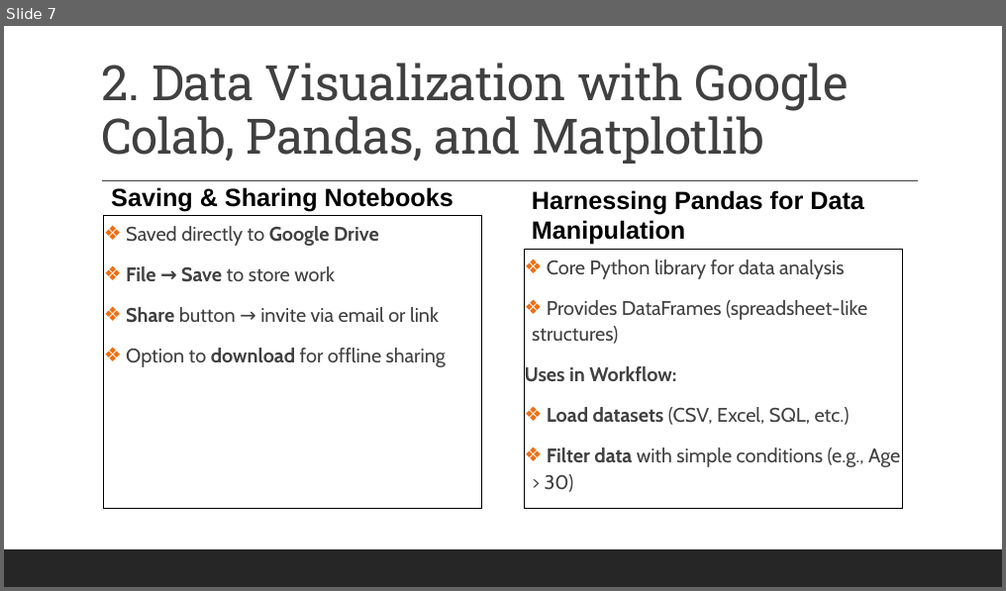
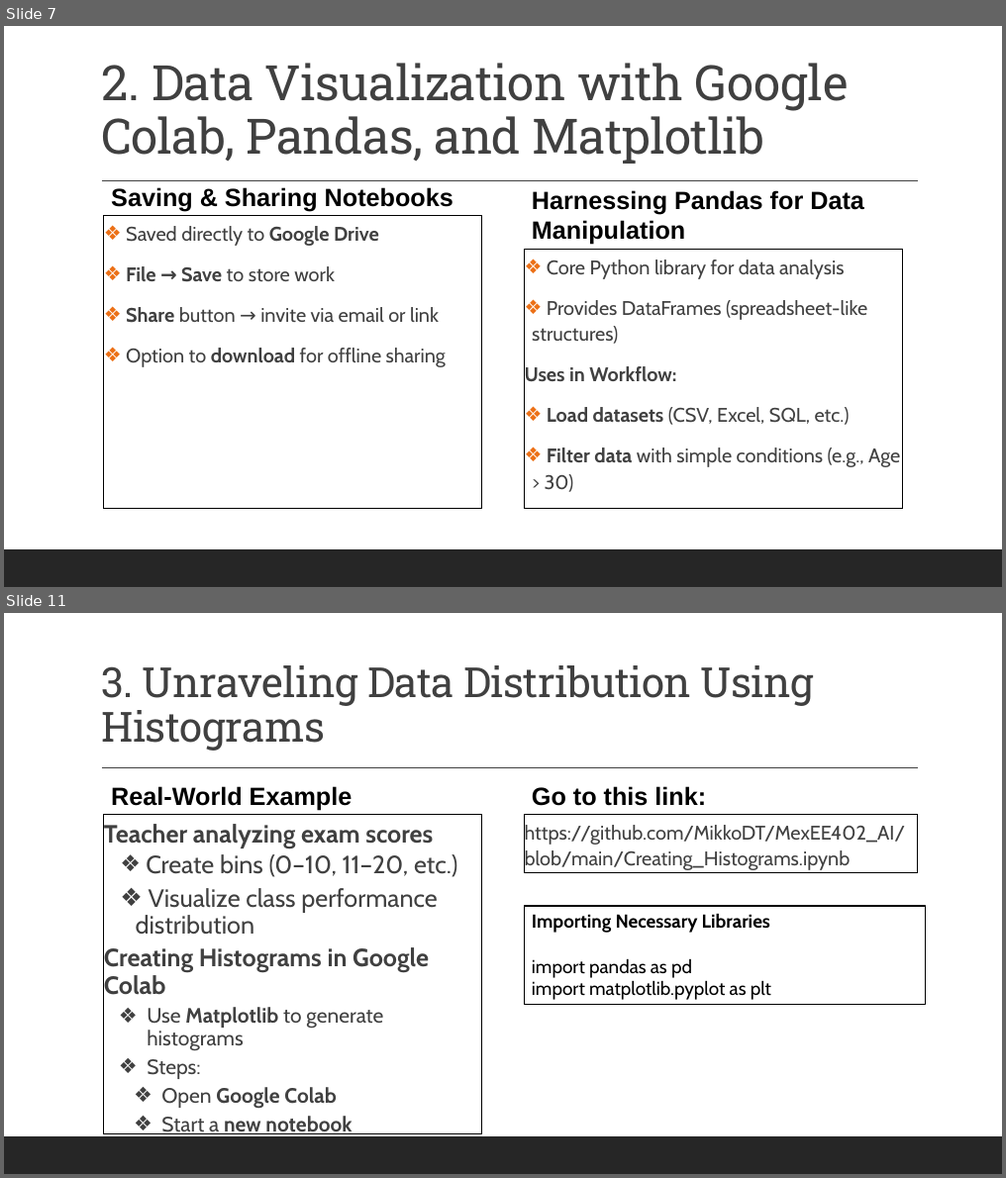
Before and after one commit to MikkoDT/MexEE402_AI, a slide deck: Lectures/II_Data_Visualization_with_Python.pptx. Shown one above the other, each under a label of ours: slide 7 before the commit, slides 7 and 11 after it; the slides between them are not shown. The pictures are 1006x591 and 1006x1178 pixels, drawn with LibreOffice and Linux fonts; fonts in the diff are those of the drawing. Boxes give left, top, right and bottom in pixels: in the first picture for what was removed or moved away, otherwise in the second. Text is boxed around its words. In the diff, an @@ line names an element or a change of style, - is before the commit and + after.

```diff
--- a/Lectures/II_Data_Visualization_with_Python.pptx
+++ b/Lectures/II_Data_Visualization_with_Python.pptx
@@ slide 11 added at <box>4,613,1002,1174</box>, background #FFFFFF; not listed: 2 template elements that a slide beside it also shows @@
@@ title added at <box>101,665,814,751</box>, 40 pt, text #404040 @@
+3. Unraveling Data Distribution Using Histograms
@@ text added at <box>111,786,352,810</box>, 24 pt, text #000000, bold @@
+Real-World Example
@@ text added at <box>532,786,706,806</box>, 24 pt, text #000000, bold @@
+Go to this link:
@@ text added at <box>104,814,481,1134</box>, outline #000000 0.75 pt, 24 pt, text #404040 @@
+Teacher analyzing exam scores
+  ❖ Create bins (0–10, 11–20, etc.)
+  ❖ Visualize class performance distribution
+  Creating Histograms in Google Colab
+    ❖ Use Matplotlib to generate histograms
+    ❖ Steps:
+      ❖ Open Google Colab
+      ❖ Start a new notebook
@@ rectangle added at <box>525,814,918,872</box>, outline #000000 0.75 pt, 19 pt, text #404040 @@
+https://github.com/MikkoDT/MexEE402_AI/blob/main/Creating_Histograms.ipynb
@@ rectangle added at <box>525,906,926,1004</box>, fill #FFFFFF, outline #000000 1.25 pt, 18 pt, text #000000 @@
+Importing Necessary Libraries
+import pandas as pd
+import matplotlib.pyplot as plt
```
Also in this commit, not shown: 14 other slides added, 3 other files.
